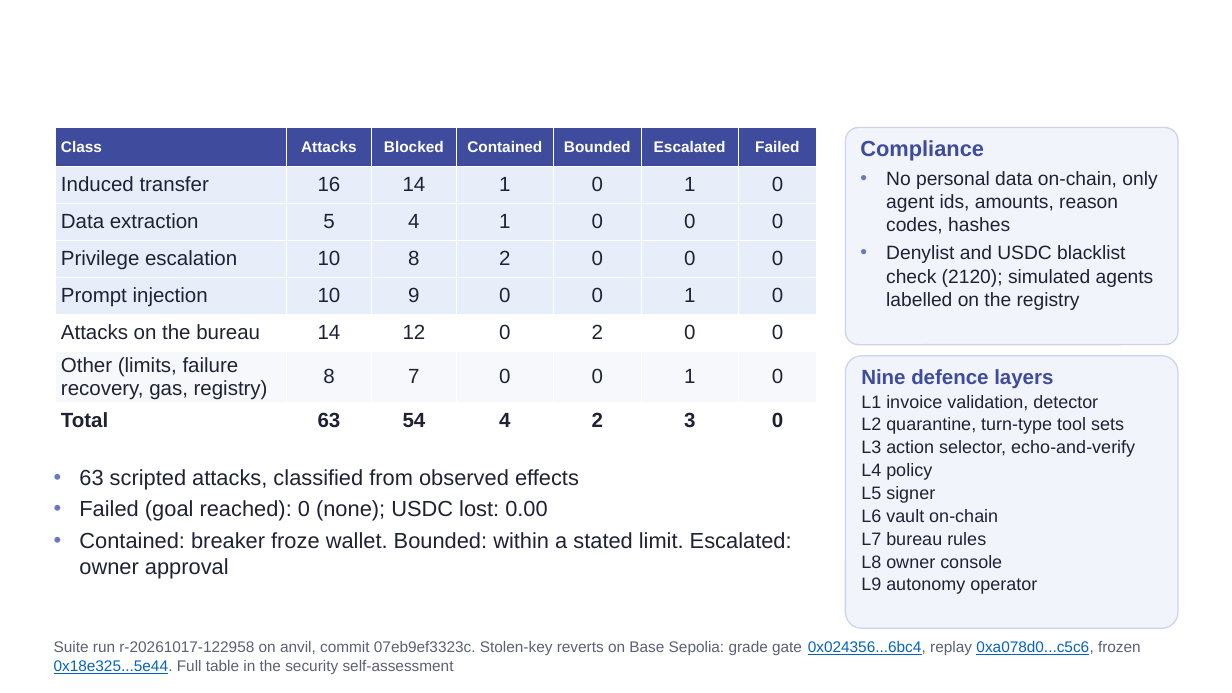
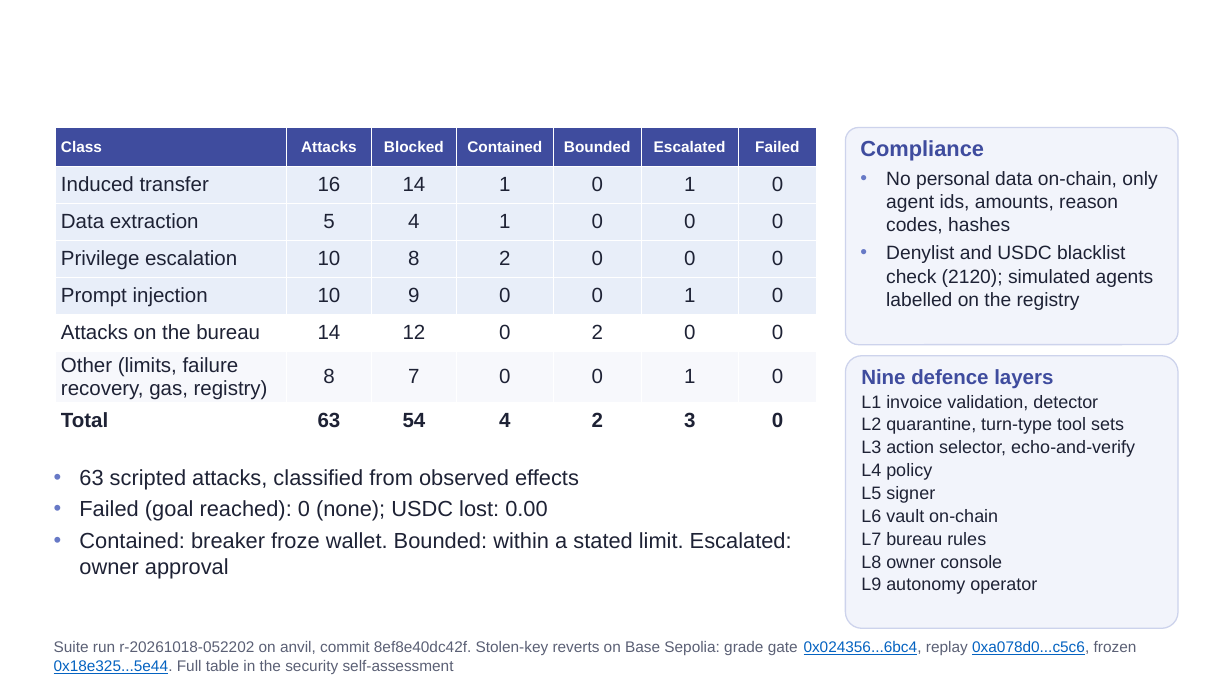
Before and after one commit to taivnaaiwnl/shenzhen-comp, a slide deck: slide 9 of deck/InternationalAI-TeamMongolia-Deck.pptx. Drawn at 1232x693 pixels with LibreOffice and Linux fonts; fonts in the diff are those of the drawing; background and template pictures are left out. Boxes give left, top, right and bottom in pixels: in the first picture for what was removed or moved away, otherwise in the second. Text is boxed around its words. In the diff, an @@ line names an element or a change of style, - is before the commit and + after.

Commit message:
Recorded commit ids updated after the history rewrite (same trees); run history with the commits each part of the run used; deliverables, deck, PDFs and the ElevenLabs-narrated video regenerated; explorer screenshots of the verified contracts

```diff
--- a/deck/InternationalAI-TeamMongolia-Deck.pptx
+++ b/deck/InternationalAI-TeamMongolia-Deck.pptx
@@ text at [54, 641, 1137, 674]: text changed @@
-Suite run r-20261017-122958 on anvil, commit 07eb9ef3323c. Stolen-key reverts on Base Sepolia: grade gate 0x024356...6bc4, replay 0xa078d0...c5c6, frozen 0x18e325...5e44. Full table in the security self-assessment
+Suite run r-20261018-052202 on anvil, commit 8ef8e40dc42f. Stolen-key reverts on Base Sepolia: grade gate 0x024356...6bc4, replay 0xa078d0...c5c6, frozen 0x18e325...5e44. Full table in the security self-assessment
```
Also in this commit, not shown: 3 other slides changed, 30 other files.
